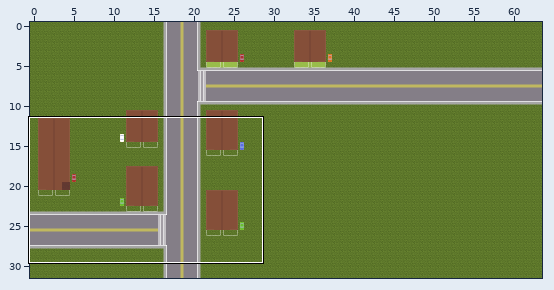
Two versions of a level (Tiled map, RAW/ludMapMIKE.tmx). Above, an overview of the earlier version with the close-up marked.
Close-up. Before:
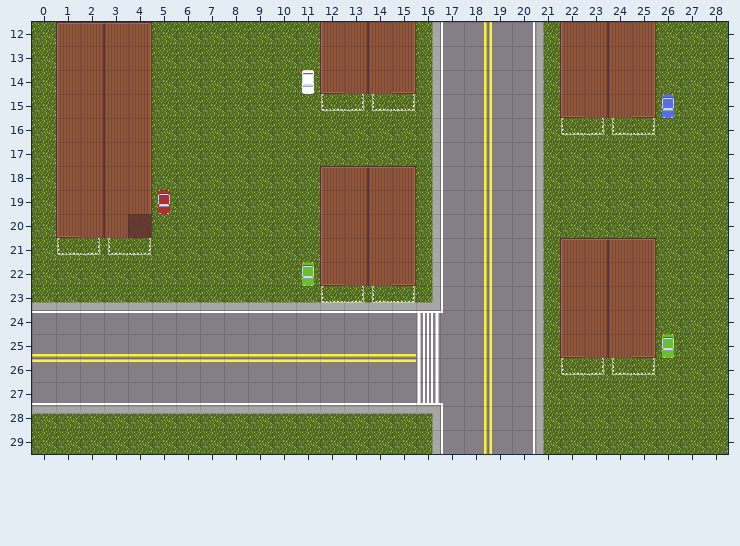
Cells are 32x32 px. Shown: x 0..28, y 12..29. The commit also changed other parts of the map, which this record leaves out. Tiles whose own drawing changed are shown in their newer look in all pictures.
The result:
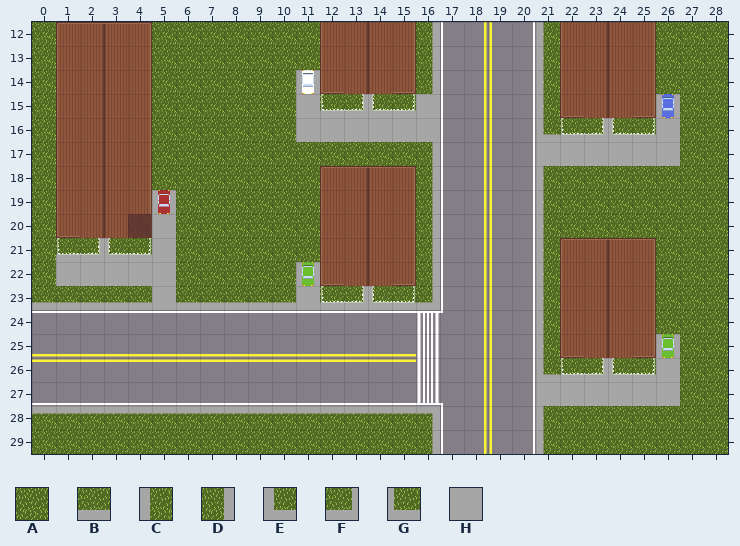
Key: from "mapTile2": A 0, B 33, C 35, D 36, E 40, F 50, G 51, H 56.
_ is an empty cell.
Change:
Layer "Ground":
y 14: x 11 A -> H
y 15: x 11..16 AAAAAD -> HBFGBH; x 26 A -> H
y 16: x 11..16 AAAAAD -> HHHHHH; x 21..26 CAAAAA -> EBFGBH
y 17: x 21..26 CAAAAA -> HHHHHH
y 19..20: x 5 A -> H
y 21: x 1..5 AAAAA -> BFGBH
y 22: x 1..5 AAAAA -> HHHHH; x 11 A -> H
y 23: x 5 B -> H; x 11 B -> H; x 13..14 BB -> FG
y 25: x 26 A -> H
y 26: x 21..26 CAAAAA -> EBFGBH
y 27: x 21..26 CAAAAA -> HHHHHH
